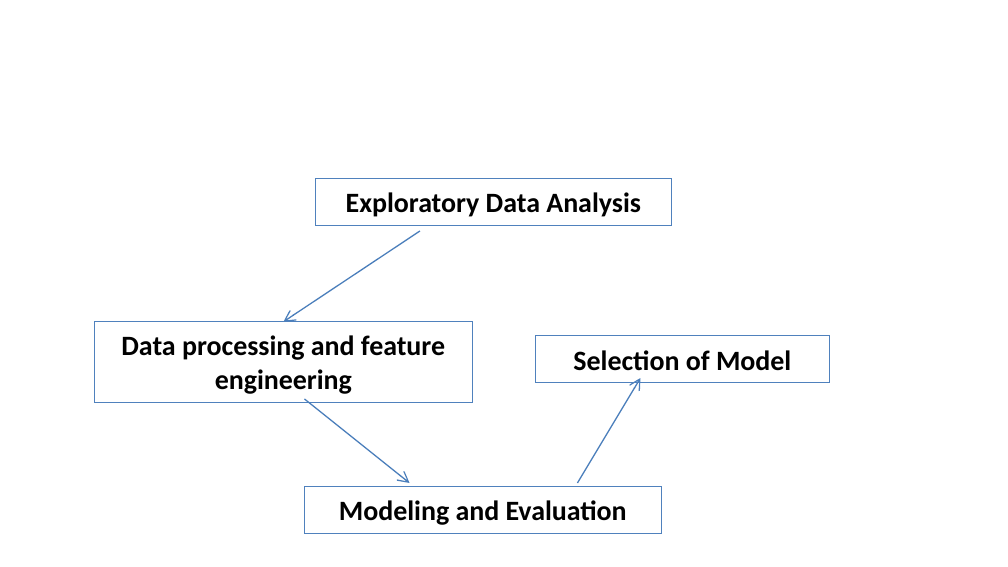
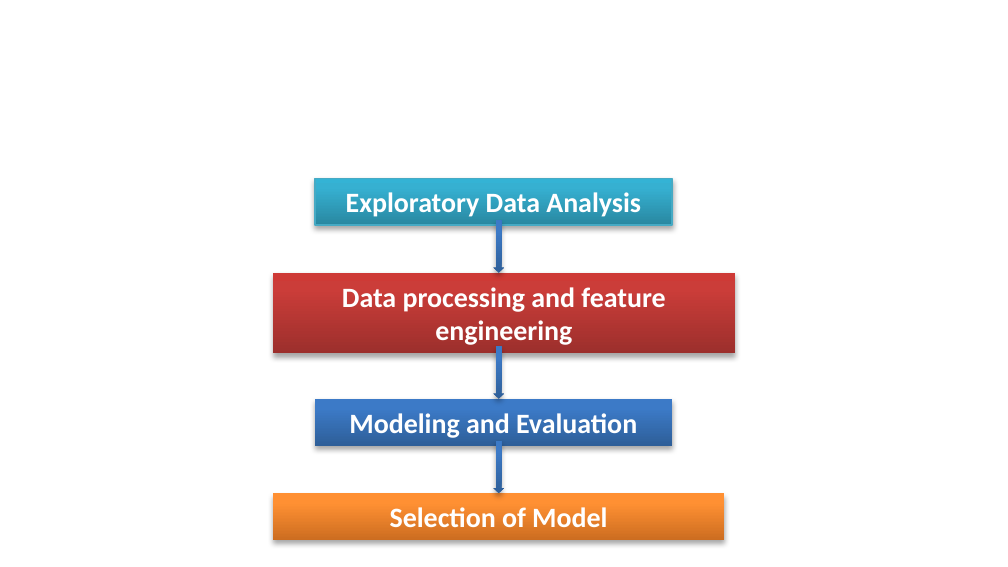
Before and after one commit to Abdul4code/Bank-Fraud-Detection, a slide deck: slide 3 of presentation.pptx. Drawn at 1008x567 pixels with LibreOffice and Linux fonts; fonts in the diff are those of the drawing; background and template pictures are left out. Boxes give left, top, right and bottom in pixels: in the first picture for what was removed or moved away, otherwise in the second. Text is boxed around its words. In the diff, an @@ line names an element or a change of style, - is before the commit and + after.

Commit message:
updated presentation

```diff
--- a/presentation.pptx
+++ b/presentation.pptx
@@ rectangle "Exploratory Data Analysis" at (315,179,672,226): text colour #000000 to #FFFFFF; fill none to gradient #2A88A2 to #37B1D2 to #34B4D6; outline #4F81BD 0.75 pt to #46AAC5 0.75 pt; shadow on @@
@@ arrow removed from (420, 231) to (284, 321) @@
@@ down arrow added at (494,220,504,273), fill gradient #2F5F99 to #3D7CC7 to #3A7CCB @@
@@ rectangle "Data processing and feature engineering": place and size @@
-rectangle "Data processing and feature engineering" at (94,321,472,402)
+rectangle "Data processing and feature engineering" at (273,273,736,354)
@@ rectangle "Data processing and feature engineering" at (273,273,736,354): text colour #000000 to #FFFFFF; fill none to gradient #9C2F2D to #CB3E3A to #CE3B37; outline #4F81BD 0.75 pt to none; shadow on @@
@@ down arrow added at (494,346,504,399), fill gradient #2F5F99 to #3D7CC7 to #3A7CCB @@
@@ arrow removed from (577, 483) to (640, 378) @@
@@ arrow removed from (305, 399) to (410, 483) @@
@@ rectangle "Modeling and Evaluation": place and size @@
-rectangle "Modeling and Evaluation" at (305,486,662,533)
+rectangle "Modeling and Evaluation" at (315,399,672,446)
@@ rectangle "Modeling and Evaluation" at (315,399,672,446): text colour #000000 to #FFFFFF; fill none to gradient #2F5F99 to #3D7CC7 to #3A7CCB; outline #4F81BD 0.75 pt to none; shadow on @@
@@ down arrow added at (494,441,504,494), fill gradient #2F5F99 to #3D7CC7 to #3A7CCB @@
@@ rectangle "Selection of Model": place and size @@
-rectangle "Selection of Model" at (536,336,829,383)
+rectangle "Selection of Model" at (273,494,724,541)
@@ rectangle "Selection of Model" at (273,494,724,541): text colour #000000 to #FFFFFF; fill none to gradient #CC6E20 to #FF9034 to #FF9136; outline #4F81BD 0.75 pt to none; shadow on @@
```
Also in this commit, not shown: 10 slides added, 11 slides removed, 1 other file.
